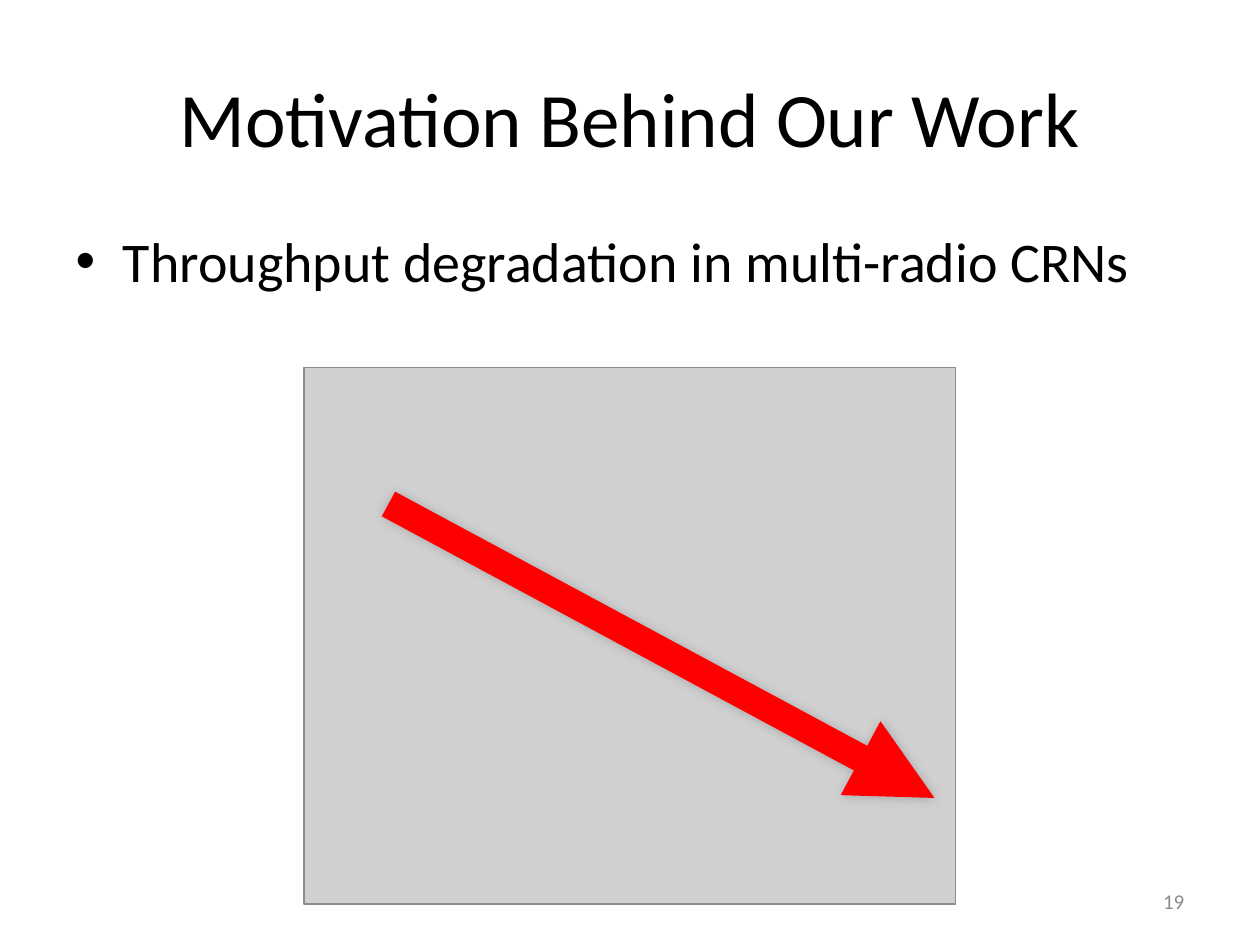
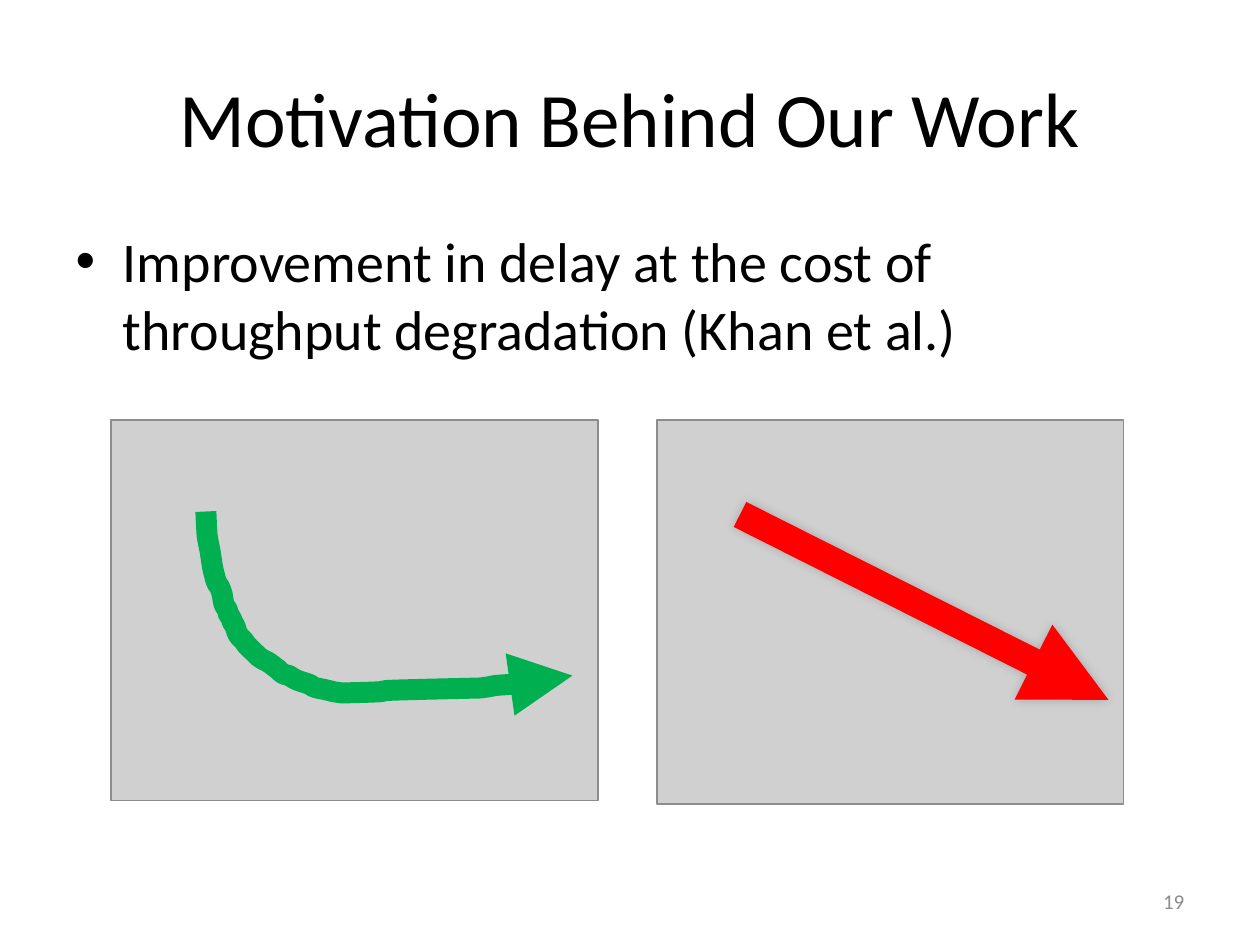
Before and after one commit to takhandipu/MSThesisPresentation, a slide deck: slide 19 of draft.pptx. Drawn at 1260x945 pixels with LibreOffice and Linux fonts; fonts in the diff are those of the drawing; grey boxes stand for pictures. Boxes give left, top, right and bottom in pixels: in the first picture for what was removed or moved away, otherwise in the second. Text is boxed around its words. In the diff, an @@ line names an element or a change of style, - is before the commit and + after.

```diff
--- a/draft.pptx
+++ b/draft.pptx
@@ text at box(123, 243, 956, 360): text changed @@
-• Throughput degradation in multi-radio CRNs
+• Improvement in delay at the cost of throughput degradation (Khan et al.)
@@ picture added at box(111, 420, 598, 800) @@
@@ picture: place and size @@
-picture at box(304, 368, 955, 905)
+picture at box(656, 420, 1123, 804)
@@ freeform shape added at box(205, 512, 572, 693), outline #00B050 12 pt @@
@@ arrow moved from (388, 504) - (935, 798) to (740, 514) - (1109, 699) @@
```
Also in this commit, not shown: 23 other slides changed, 1 slide added, 1 slide removed, 1 other file.
